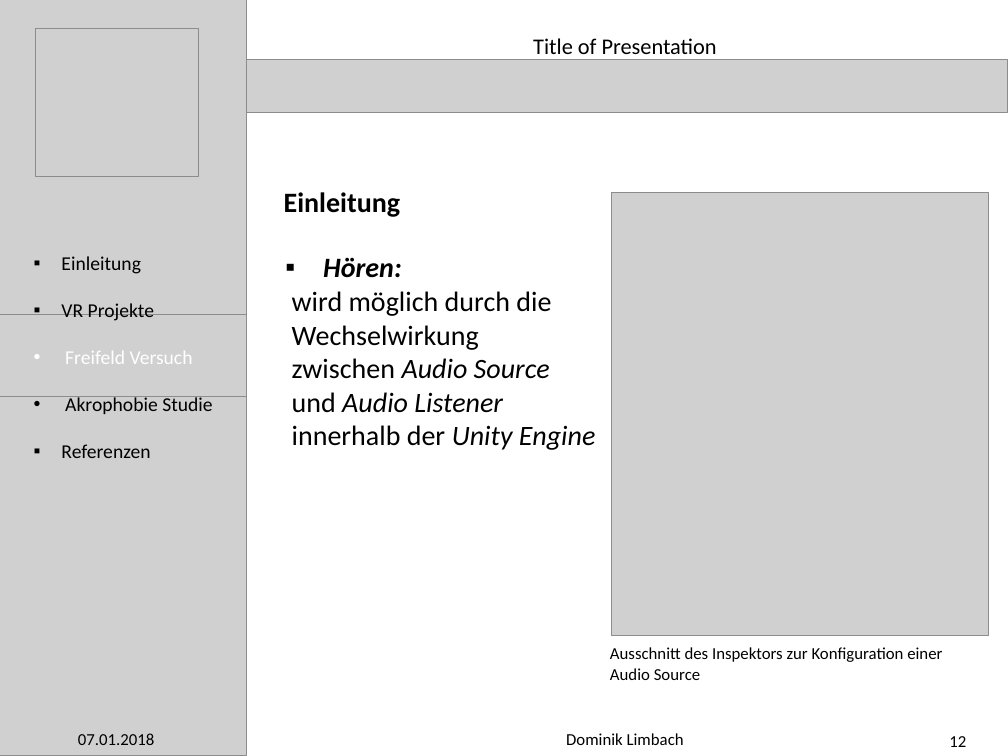
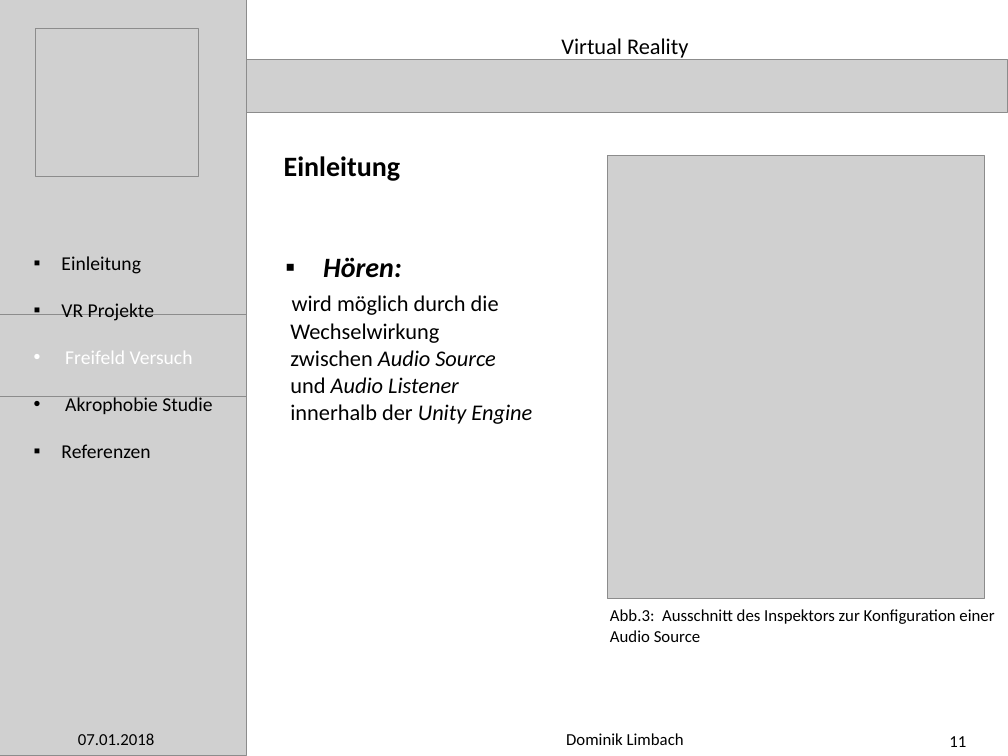
Before and after one commit to meistalampe/Work-, a slide deck: slide 11 of Präsentation Praxisphase/PowerPoint Presentation (Outline).pptx (slide 12 before the commit). Drawn at 1008x756 pixels with LibreOffice and Linux fonts; fonts in the diff are those of the drawing; grey boxes stand for pictures. Boxes give left, top, right and bottom in pixels: in the first picture for what was removed or moved away, otherwise in the second. Text is boxed around its words. In the diff, an @@ line names an element or a change of style, - is before the commit and + after.

```diff
--- a/Präsentation Praxisphase/PowerPoint Presentation (Outline).pptx
+++ b/Präsentation Praxisphase/PowerPoint Presentation (Outline).pptx
@@ text at [561,38,688,60]: text changed @@
-Title of Presentation
+Virtual Reality
@@ text "Einleitung": place and size @@
-text "Einleitung" at [284,192,400,217]
+text "Einleitung" at [284,156,400,181]
@@ picture: place and size @@
-picture at [611,193,988,636]
+picture at [607,156,984,600]
@@ text at [290,295,532,424]: size 20 to 16 pt @@
@@ text "Abb.3: Ausschnitt des Inspektors zur ...": place and size @@
-text "Abb.3: Ausschnitt des Inspektors zur ..." at [610,647,942,680]
+text "Abb.3: Ausschnitt des Inspektors zur ..." at [610,609,994,642]
@@ text at [610,609,994,624]: text changed @@
-Ausschnitt des Inspektors zur Konfiguration einer
+Abb.3: Ausschnitt des Inspektors zur Konfiguration einer
@@ page number at [949,736,966,747]: text changed @@
-12
+11
```
Also in this commit, not shown: 28 other slides changed, 1 slide added, 1 other file.
